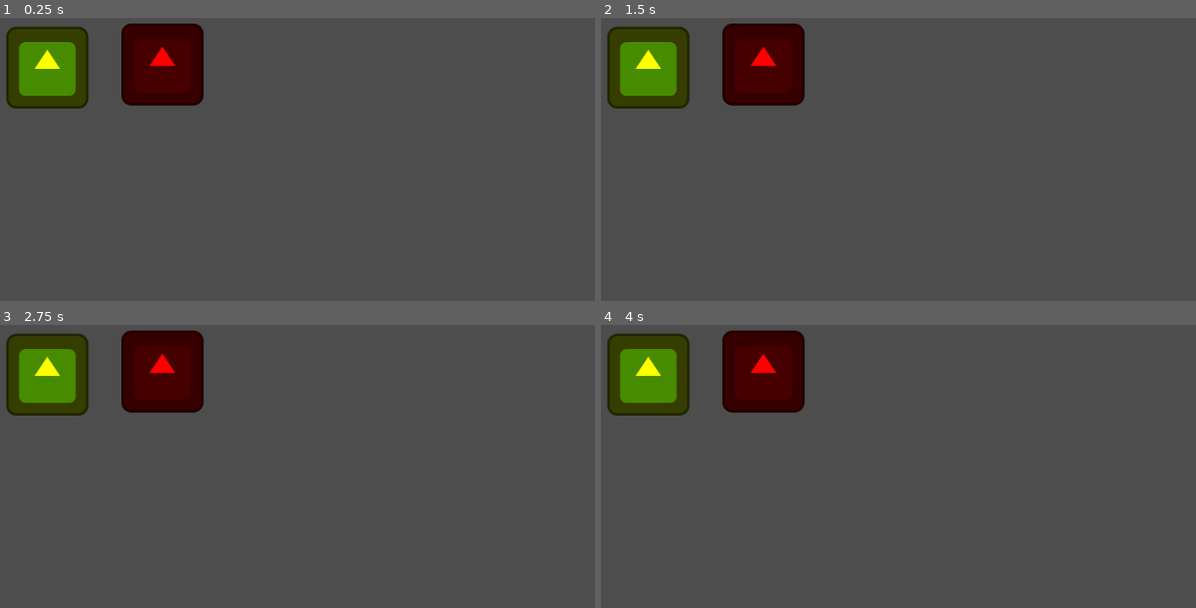
Above: before the commit, frames 1-4 (two rows, left to right).
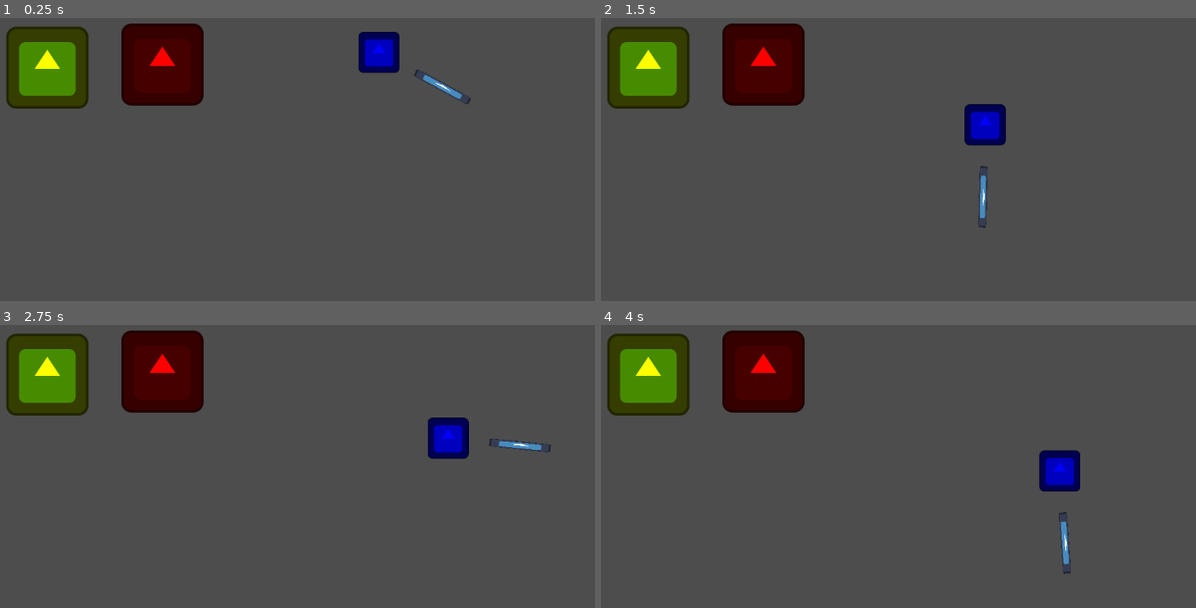
Above: after the commit, the same moments.

Repository: Maccy-0/1-Tap-Adventure
Game: Godot game, scene res://Scenes/MainScene.tscn
Two runs of this game, one before a commit and one after it. Both use one fixed random seed, a clock stepped at 60 frames per second and the inputs below. Before the commit the project has no main scene; this scene is started directly in both runs. The engine's default icon, where the game draws it, is replaced by a stand-in: a white triangle on a blue panel in a dark square.
Inputs:
- Up to frame 1 (0.25 s): no input
- Up to frame 2 (1.5 s): hold Space (action, bound only after the commit) 0.53-1.28 s; tap Space (action, bound only after the commit) at 1.35 s
- Up to frame 3 (2.75 s): hold Space (action, bound only after the commit) from 2.03 s (still down)
- Up to frame 4 (4 s): release Space (action, bound only after the commit) at 2.78 s; tap Space (action, bound only after the commit) at 2.85 s; hold Space (action, bound only after the commit) from 3.53 s (still down)

The runs differ from the first frame. In frame 1, 1.2% of the frame differs, in the area x 60-80%, y 4-31%; in frame 2, 1.2%, in the area x 61-69%, y 30-75%; in frame 3, 1.2%; in frame 4, 1.2%.

Commit message:
FInished player movement

Diff:
--- a/Scenes/MainScene.tscn
+++ b/Scenes/MainScene.tscn
@@ -1,6 +1,8 @@
-[gd_scene load_steps=2 format=3 uid="uid://dx18gfjy68noj"]
+[gd_scene load_steps=4 format=3 uid="uid://dx18gfjy68noj"]
 
 [ext_resource type="Texture2D" uid="uid://b2h7vtkbv4eks" path="res://icon.svg" id="1_hpc76"]
+[ext_resource type="Script" uid="uid://cokplsqjmsxud" path="res://Scenes/player.gd" id="2_tr2i4"]
+[ext_resource type="Script" uid="uid://cjtghhto426ti" path="res://Scenes/player_sprite.gd" id="3_nhkr4"]
 
 [node name="Node2D" type="Node2D"]
 
@@ -15,5 +17,21 @@
 texture = ExtResource("1_hpc76")
 
 [node name="Player" type="Node2D" parent="."]
+position = Vector2(816, 260)
+script = ExtResource("2_tr2i4")
+
+[node name="RemoteTransform2D" type="RemoteTransform2D" parent="Player"]
+remote_path = NodePath("PlayerSprite")
+
+[node name="PlayerSprite" type="Sprite2D" parent="Player/RemoteTransform2D"]
+modulate = Color(0, 0, 1, 1)
+scale = Vector2(0.5, 0.5)
+texture = ExtResource("1_hpc76")
+script = ExtResource("3_nhkr4")
+
+[node name="Arrow" type="Sprite2D" parent="Player"]
+scale = Vector2(0.75, 0.1)
+texture = ExtResource("1_hpc76")
+offset = Vector2(150, 0)
 
 [node name="EnemySpawner" type="Node2D" parent="."]
--- /dev/null
+++ b/Scenes/player.gd
@@ -0,0 +1,70 @@
+extends Node2D
+
+const HOLD_THRESHOLD = 0.2
+const DOUBLE_TAP_TIME = 0.3
+
+var press_time = 0.0
+var last_tap_time = -1.0
+var holding = false
+var spin_speed = 2.0
+var spin_dir = 1
+var facing_direction = Vector2.UP.rotated(rotation)
+
+var speed = 200.0
+var velocity = Vector2.ZERO
+var spinning = true
+var backing = false
+var backtimer = 0
+
+func _input(event):
+
+	if event.is_action_pressed("action"):
+		press_time = Time.get_ticks_msec() / 1000.0
+		holding = true
+
+	if event.is_action_released("action"):
+		var now = Time.get_ticks_msec() / 1000.0
+		var held_duration = now - press_time
+		holding = false
+
+		if held_duration < HOLD_THRESHOLD:
+			# Tap
+			if now - last_tap_time < DOUBLE_TAP_TIME:
+				print("Back")
+				var direction = Vector2.RIGHT.rotated(rotation)
+				velocity = -direction * speed * 0.06
+				position += velocity
+				rotation += PI
+				backtimer = 0
+				backing = true
+			else:
+				print("other way")
+				spin_dir *= -1
+			last_tap_time = now
+
+func _process(delta: float) -> void:
+	if spinning == true && backing == false:
+		rotation += spin_speed * spin_dir * delta
+
+		#$PlayerSprite.rotation = -rotation
+		#arrow.rotation = rotation
+
+	if holding: #if holding and state == SPINNING:
+		if Time.get_ticks_msec() / 1000.0 - press_time > HOLD_THRESHOLD:
+			print("forward")
+			spinning = false
+			var direction = Vector2.RIGHT.rotated(rotation)
+			velocity = direction * speed
+	else:
+		velocity = Vector2.ZERO
+		spinning = true
+
+func _physics_process(delta):
+	position += velocity * delta
+
+	print(backtimer)
+	if backing == true:
+		backtimer += delta
+		if backtimer > 0.2:
+			spinning = true
+			backing = false
--- /dev/null
+++ b/Scenes/player_sprite.gd
@@ -0,0 +1,4 @@
+extends Sprite2D
+
+func _process(_delta):
+	global_rotation = 0
--- a/project.godot
+++ b/project.godot
@@ -11,8 +11,17 @@
 [application]
 
 config/name="1-Tap-Adventure"
+run/main_scene="uid://dx18gfjy68noj"
 config/features=PackedStringArray("4.5", "Mobile")
 config/icon="res://icon.svg"
+
+[input]
+
+action={
+"deadzone": 0.2,
+"events": [Object(InputEventKey,"resource_local_to_scene":false,"resource_name":"","device":0,"window_id":0,"alt_pressed":false,"shift_pressed":false,"ctrl_pressed":false,"meta_pressed":false,"pressed":false,"keycode":0,"physical_keycode":32,"key_label":0,"unicode":0,"location":0,"echo":false,"script":null)
+]
+}
 
 [rendering]
 
Not shown, added: Scenes/player.gd.uid
Not shown, added: Scenes/player_sprite.gd.uid
